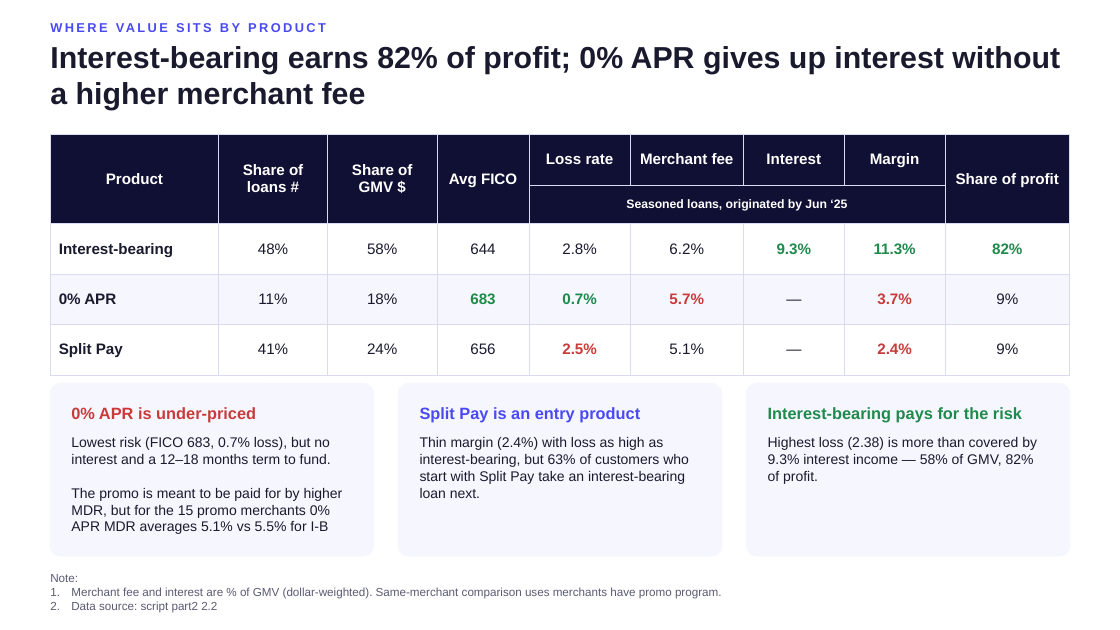
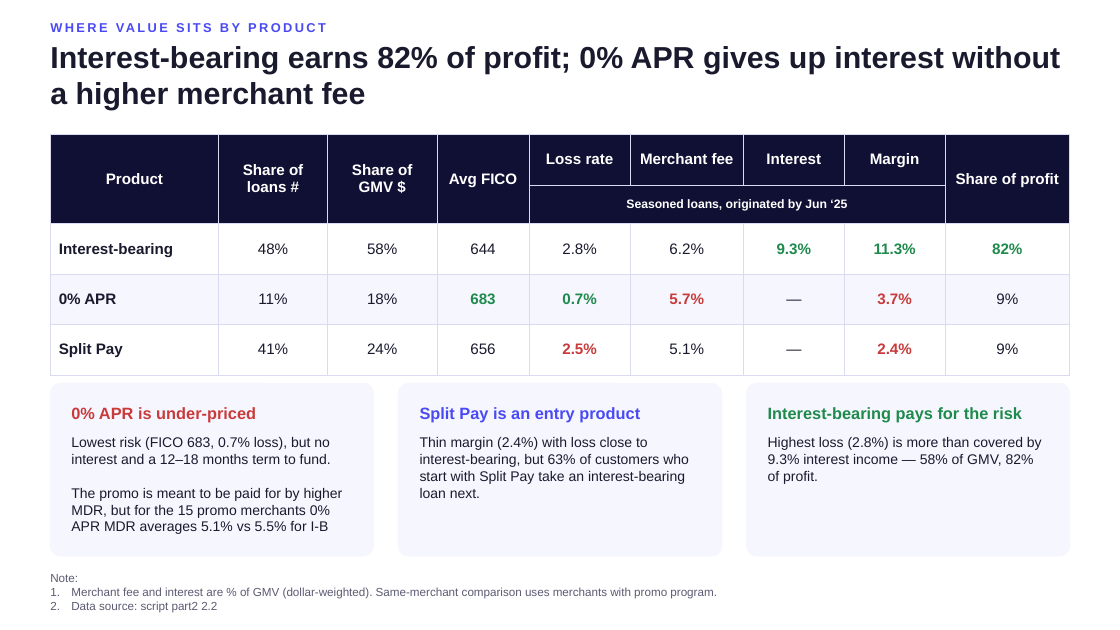
Before and after one commit to BrittanyZ919/Affirm-take-home-assignment, a slide deck: slide 4 of deck/portfolio_recommendation.pptx. Drawn at 1120x630 pixels with LibreOffice and Linux fonts; fonts in the diff are those of the drawing. Boxes give left, top, right and bottom in pixels: in the first picture for what was removed or moved away, otherwise in the second. Text is boxed around its words. In the diff, an @@ line names an element or a change of style, - is before the commit and + after.

```diff
--- a/deck/portfolio_recommendation.pptx
+++ b/deck/portfolio_recommendation.pptx
@@ text at (420, 437, 689, 498): text changed @@
-Thin margin (2.4%) with loss as high as interest-bearing, but 63% of customers who start with Split Pay take an interest-bearing loan next.
+Thin margin (2.4%) with loss close to interest-bearing, but 63% of customers who start with Split Pay take an interest-bearing loan next.
@@ text at (768, 437, 1042, 484): text changed @@
-Highest loss (2.38) is more than covered by 9.3% interest income — 58% of GMV, 82% of profit.
+Highest loss (2.8%) is more than covered by 9.3% interest income — 58% of GMV, 82% of profit.
@@ text at (71, 587, 717, 599): text changed @@
-1. Merchant fee and interest are % of GMV (dollar-weighted). Same-merchant comparison uses merchants have promo program.
+1. Merchant fee and interest are % of GMV (dollar-weighted). Same-merchant comparison uses merchants with promo program.
```
Also in this commit, not shown: 5 other slides changed.
